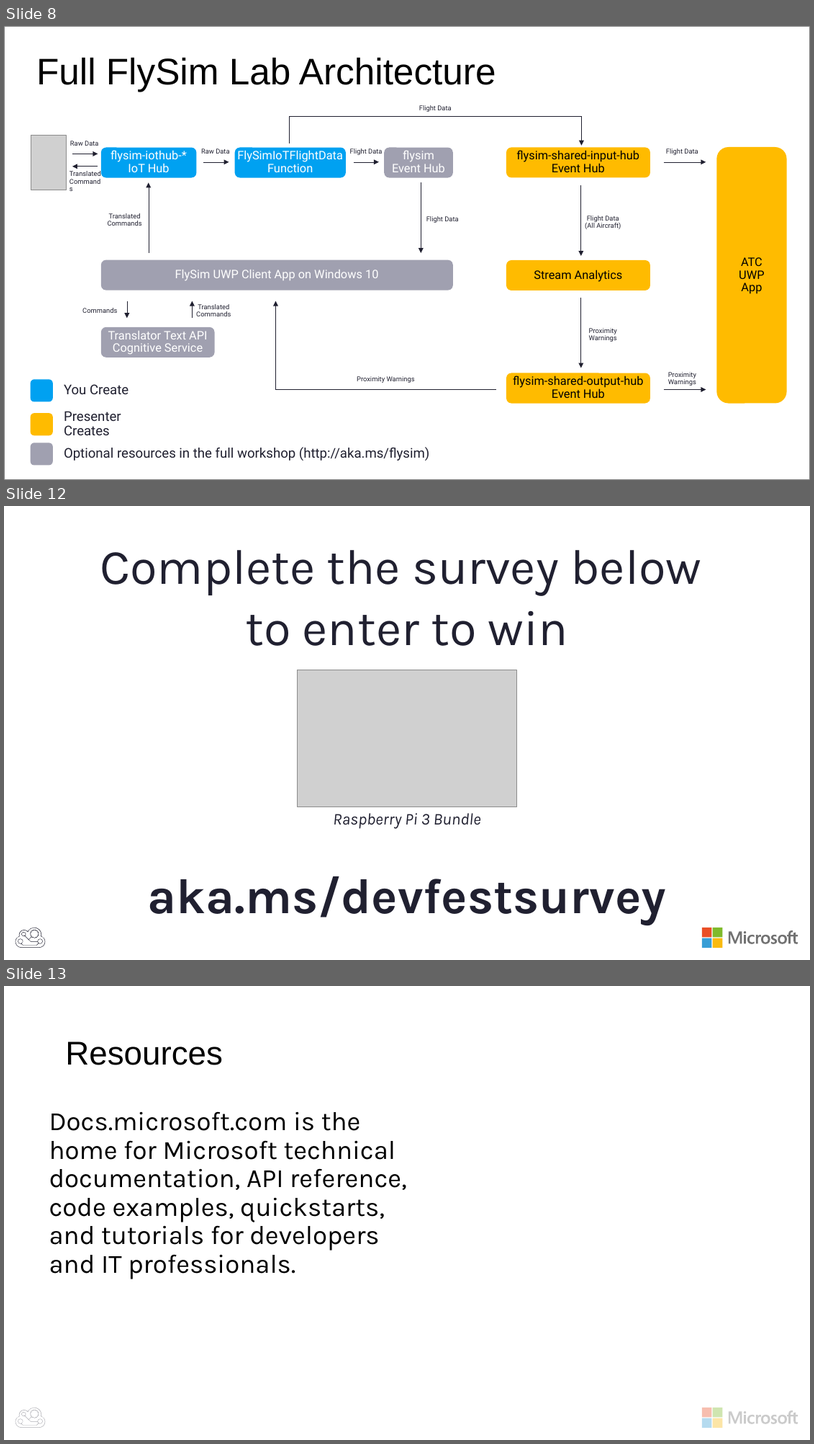
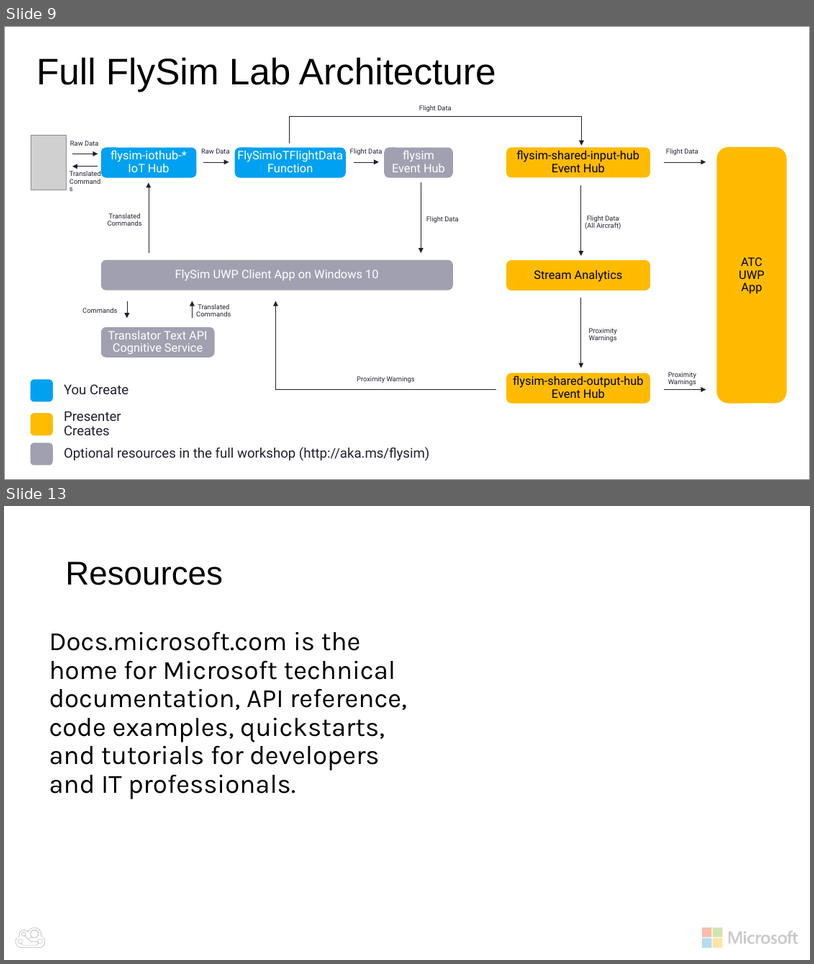
Before and after one commit to BretStateham/FlySimExpress, a slide deck: Slides/FlySimExpress.pptx. Shown one above the other, each under a label of ours: slides 8, 12 and 13 before the commit, slides 9 and 13 after it; the slides between them are not shown. The pictures are 814x1444 and 814x964 pixels, drawn with LibreOffice and Linux fonts; fonts in the diff are those of the drawing; grey boxes stand for pictures; background and template pictures are left out. Boxes give left, top, right and bottom in pixels: in the first picture for what was removed or moved away, otherwise in the second. Text is boxed around its words. In the diff, an @@ line names an element or a change of style, - is before the commit and + after.

```diff
--- a/Slides/FlySimExpress.pptx
+++ b/Slides/FlySimExpress.pptx
@@ slide 12 removed at [4, 506, 810, 960], background #FFFFFF; not listed: 6 template elements that a slide beside it also shows @@
@@ text removed at [100, 550, 702, 646] @@
-Complete the survey below
-to enter to win
@@ picture removed at [298, 670, 517, 807] @@
@@ text removed at [333, 813, 481, 829] @@
-Raspberry Pi 3 Bundle
@@ text removed at [148, 876, 666, 924] @@
-aka.ms/devfestsurvey
@@ what was slide 8 is now slide 9 @@
```
Also in this commit, not shown: 4 slides changed, 2 slides added, 1 other slide removed, 3 other files.
